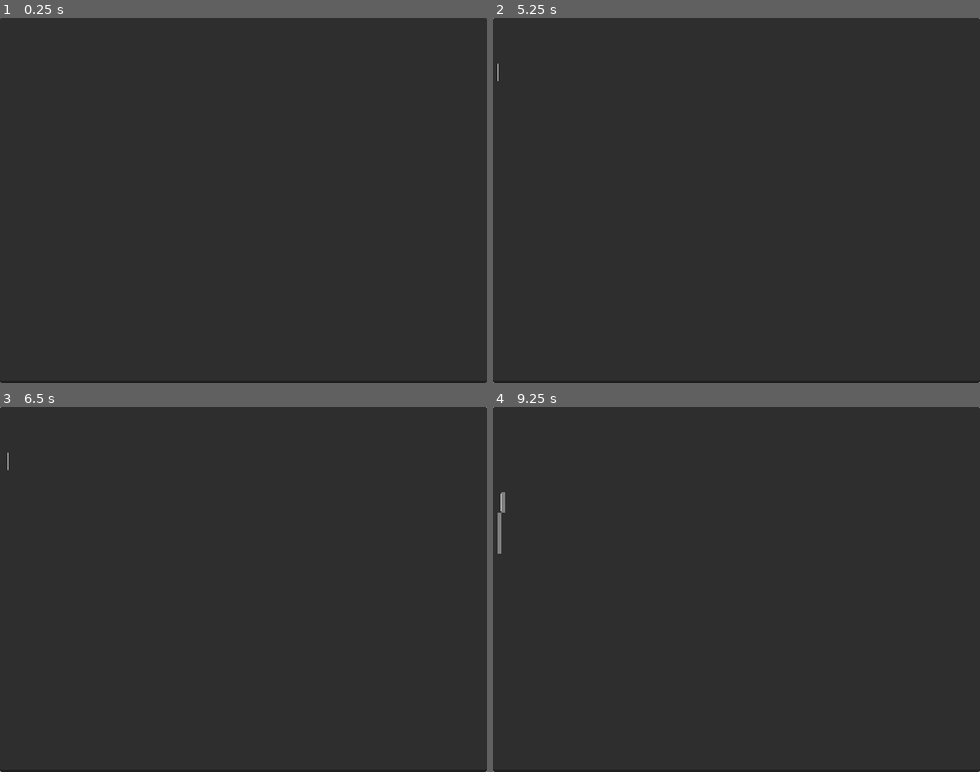
Above: before the commit, frames 1-4 (two rows, left to right).
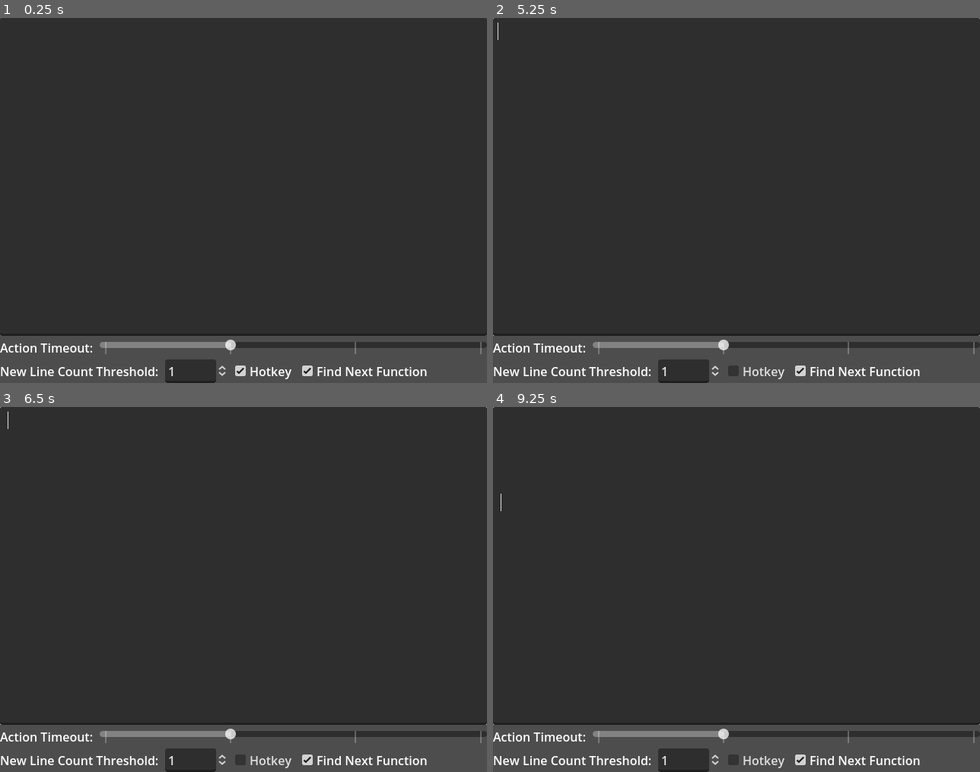
Above: after the commit, the same moments.

Repository: Knight-XAura/Smart-Script-Indentation
Game: Godot game, scene res://test_environment/test_environment.tscn
Same seed, same stepped clock (60 frames per second), same inputs: the game is played once before the commit and once after it.
Inputs (mouse positions are in pixels of both pictures, inside the frame that each line leads up to):
- Up to frame 1 (0.25 s): no input
- Up to frame 2 (5.25 s): click (755, 372) at 0.5 s, where only the run after the commit has a clickable "Hotkey"; click (858, 372) at 1.25 s, where only the run after the commit has a clickable "Find Next Function"; click (858, 372) at 2 s, where only the run after the commit has a clickable "Find Next Function"; click (755, 372) at 2.75 s, where only the run after the commit has a clickable "Hotkey"; click (755, 372) at 3.5 s, where only the run after the commit has a clickable "Hotkey"; click (858, 372) at 4.25 s, where only the run after the commit has a clickable "Find Next Function"; tap Enter at 5 s; move the mouse to (843, 182) at 5.02 s; hold Enter from 5.03 s (still down); click (843, 182) at 5.17 s
- Up to frame 3 (6.5 s): release Enter at 5.75 s; tap Space at 5.75 s; drag from (146, 607) to (219, 662) at 5.77 s
- Up to frame 4 (9.25 s): tap Enter at 6.5, 8 s; move the mouse to (785, 509) at 6.52 s; hold Enter 6.53-7.25 s; click (785, 509) at 6.67 s; tap Space at 7.25, 8.75 s; drag from (712, 662) to (590, 534) at 7.27 s; move the mouse to (882, 644) at 8.02 s; hold Enter 8.03-8.75 s; click (882, 644) at 8.17 s; drag from (590, 534) to (663, 498) at 8.77 s

The runs differ from the first frame. In frame 1, 11% of the frame differs, in the area x 0-100%, y 86-100%; in frame 2, 11%; in frame 3, 11%; in frame 4, 11%, in the area x 0-100%, y 23-100%.

Commit message:
Finished creating test environment for easier testing

Diff:
--- a/project.godot
+++ b/project.godot
@@ -20,6 +20,10 @@
 window/size/viewport_width=640
 window/size/viewport_height=480
 
+[editor_plugins]
+
+enabled=PackedStringArray("res://addons/smart_script_indentation/plugin.cfg")
+
 [rendering]
 
 renderer/rendering_method="gl_compatibility"
--- a/test_environment/test_environment.gd
+++ b/test_environment/test_environment.gd
@@ -5,6 +5,11 @@
 
 var script_code: CodeEdit
 var action_timer: Timer
+
+@onready var action_tiemout_slider: HSlider = $VBoxContainer/HBoxContainer2/ActionTiemout
+@onready var new_line_count_threshold_spinbox: SpinBox = $VBoxContainer/HBoxContainer/NewLineCountThreshold
+@onready var hot_key_checkbox: CheckBox = $VBoxContainer/HBoxContainer/HotKey
+@onready var find_next_function_checkbox: CheckBox = $VBoxContainer/HBoxContainer/FindNextFunction
 
 
 ### Settings ###
@@ -39,7 +44,7 @@
 
 func _process(delta: float) -> void:
 	action_timer.wait_time = action_timeout
-	script_code = $CodeEdit as CodeEdit
+	script_code = $VBoxContainer/CodeEdit as CodeEdit
 	script_code.gui_input.connect(_on_script_code_gui_input)
 	set_process(false)
 
@@ -122,3 +127,20 @@
 				for needed_spacing in new_line_count_threshold - 1:
 					script_code.insert_line_at(caret_line + 1, "")
 				script_code.set_line(caret_line, "")
+
+
+func _on_action_tiemout_drag_ended(value_changed: bool) -> void:
+	action_timeout = action_tiemout_slider.value
+	action_timer.wait_time = action_timeout
+
+
+func _on_new_line_count_threshold_value_changed(value: float) -> void:
+	new_line_count_threshold = value
+
+
+func _on_hot_key_toggled(button_pressed: bool) -> void:
+	hotkey = button_pressed
+
+
+func _on_find_next_function_toggled(button_pressed: bool) -> void:
+	find_next_function = button_pressed
--- a/test_environment/test_environment.tscn
+++ b/test_environment/test_environment.tscn
@@ -11,7 +11,7 @@
 grow_vertical = 2
 script = ExtResource("1_rkmyr")
 
-[node name="CodeEdit" type="CodeEdit" parent="."]
+[node name="VBoxContainer" type="VBoxContainer" parent="."]
 layout_mode = 1
 anchors_preset = 15
 anchor_right = 1.0
@@ -19,4 +19,51 @@
 grow_horizontal = 2
 grow_vertical = 2
 
-[connection signal="gui_input" from="CodeEdit" to="." method="_on_code_edit_gui_input"]
+[node name="CodeEdit" type="CodeEdit" parent="VBoxContainer"]
+layout_mode = 2
+size_flags_vertical = 3
+
+[node name="HBoxContainer2" type="HBoxContainer" parent="VBoxContainer"]
+layout_mode = 2
+
+[node name="ATLabel" type="Label" parent="VBoxContainer/HBoxContainer2"]
+layout_mode = 2
+text = "Action Timeout: "
+
+[node name="ActionTiemout" type="HSlider" parent="VBoxContainer/HBoxContainer2"]
+layout_mode = 2
+size_flags_horizontal = 3
+max_value = 3.0
+value = 1.0
+tick_count = 4
+ticks_on_borders = true
+
+[node name="HBoxContainer" type="HBoxContainer" parent="VBoxContainer"]
+layout_mode = 2
+
+[node name="NLCTLabel" type="Label" parent="VBoxContainer/HBoxContainer"]
+layout_mode = 2
+text = "New Line Count Threshold: "
+
+[node name="NewLineCountThreshold" type="SpinBox" parent="VBoxContainer/HBoxContainer"]
+layout_mode = 2
+min_value = 1.0
+max_value = 4.0
+value = 1.0
+rounded = true
+update_on_text_changed = true
+
+[node name="HotKey" type="CheckBox" parent="VBoxContainer/HBoxContainer"]
+layout_mode = 2
+button_pressed = true
+text = "Hotkey"
+
+[node name="FindNextFunction" type="CheckBox" parent="VBoxContainer/HBoxContainer"]
+layout_mode = 2
+button_pressed = true
+text = "Find Next Function"
+
+[connection signal="drag_ended" from="VBoxContainer/HBoxContainer2/ActionTiemout" to="." method="_on_action_tiemout_drag_ended"]
+[connection signal="value_changed" from="VBoxContainer/HBoxContainer/NewLineCountThreshold" to="." method="_on_new_line_count_threshold_value_changed"]
+[connection signal="toggled" from="VBoxContainer/HBoxContainer/HotKey" to="." method="_on_hot_key_toggled"]
+[connection signal="toggled" from="VBoxContainer/HBoxContainer/FindNextFunction" to="." method="_on_find_next_function_toggled"]
